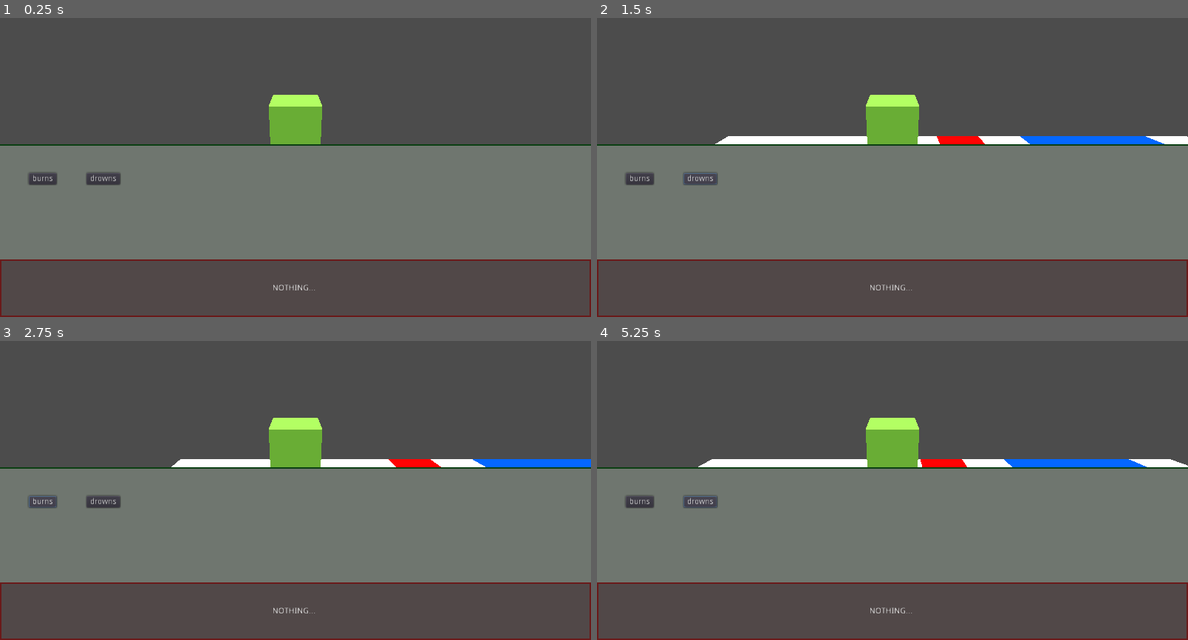
Above: before the commit, frames 1-4 (two rows, left to right).
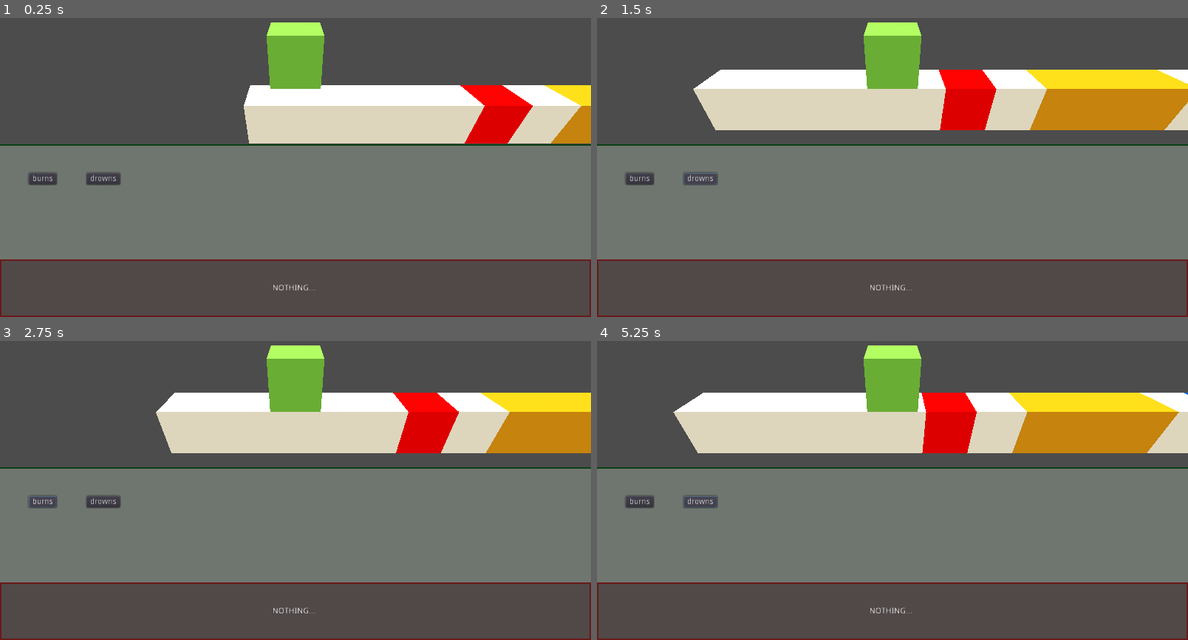
Above: after the commit, the same moments.

Repository: adngdb/ldjam45
Game: Godot game, scene res://Scenes/Main.tscn
The game is run twice, just before and just after one commit, with the same random seed, the same clock (stepped at 60 frames per second) and the same inputs.
Inputs:
- Up to frame 1 (0.25 s): no input
- Up to frame 2 (1.5 s): click "burns" at 0.5 s; click "drowns" at 1.25 s
- Up to frame 3 (2.75 s): click "burns" at 2 s
- Up to frame 4 (5.25 s): click "drowns" at 2.75 s; click "burns" at 3.5 s; click "drowns" at 4.25 s

The runs differ from the first frame. In frame 1, 13% of the frame differs, in the area x 41-100%, y 1-43%; in frame 2, 20%; in frame 3, 18%; in frame 4, 21%, in the area x 12-100%, y 1-43%.

Commit message:
Add Lava

Diff:
--- /dev/null
+++ b/Scenes/Lava.tscn
@@ -0,0 +1,35 @@
+[gd_scene load_steps=5 format=2]
+
+[ext_resource path="res://Scenes/Water.tscn" type="PackedScene" id=1]
+[ext_resource path="res://Scenes/Fire.tscn" type="PackedScene" id=2]
+
+[sub_resource type="SpatialMaterial" id=1]
+albedo_color = Color( 0.894118, 0.611765, 0.0705882, 1 )
+
+[sub_resource type="CubeMesh" id=2]
+material = SubResource( 1 )
+
+[node name="Lava" type="Spatial"]
+
+[node name="Water" parent="." instance=ExtResource( 1 )]
+editor/display_folded = true
+
+[node name="MeshInstance" parent="Water/Floor" index="0"]
+mesh = null
+
+[node name="Fire" parent="." instance=ExtResource( 2 )]
+editor/display_folded = true
+
+[node name="CollisionShape" parent="Fire/Floor" index="0"]
+disabled = true
+
+[node name="MeshInstance" parent="Fire/Floor" index="1"]
+mesh = null
+
+[node name="MeshInstance" type="MeshInstance" parent="."]
+mesh = SubResource( 2 )
+material/0 = null
+
+[editable path="Water"]
+
+[editable path="Fire"]
--- a/Scenes/Level00.tscn
+++ b/Scenes/Level00.tscn
@@ -1,7 +1,8 @@
-[gd_scene load_steps=5 format=2]
+[gd_scene load_steps=6 format=2]
 
 [ext_resource path="res://Scenes/Fire.tscn" type="PackedScene" id=1]
 [ext_resource path="res://Scenes/Water.tscn" type="PackedScene" id=2]
+[ext_resource path="res://Scenes/Lava.tscn" type="PackedScene" id=3]
 
 [sub_resource type="CubeMesh" id=1]
 
@@ -84,17 +85,17 @@
 shape = SubResource( 2 )
 
 [node name="Water" parent="." instance=ExtResource( 2 )]
-transform = Transform( 1, 0, 0, 0, 1, 0, 0, 0, 1, 16, 0, 0 )
+transform = Transform( 1, 0, 0, 0, 1, 0, 0, 0, 1, 24, 0, 0 )
 
 [node name="Water3" parent="." instance=ExtResource( 2 )]
-transform = Transform( 1, 0, 0, 0, 1, 0, 0, 0, 1, 18, 0, 0 )
+transform = Transform( 1, 0, 0, 0, 1, 0, 0, 0, 1, 26, 0, 0 )
 
 [node name="Water2" parent="." instance=ExtResource( 2 )]
-transform = Transform( 1, 0, 0, 0, 1, 0, 0, 0, 1, 14, 0, 0 )
+transform = Transform( 1, 0, 0, 0, 1, 0, 0, 0, 1, 22, 0, 0 )
 
 [node name="MeshInstance7" type="MeshInstance" parent="."]
 editor/display_folded = true
-transform = Transform( 1, 0, 0, 0, 1, 0, 0, 0, 1, 20, 0, 0 )
+transform = Transform( 1, 0, 0, 0, 1, 0, 0, 0, 1, 28, 0, 0 )
 mesh = SubResource( 1 )
 material/0 = null
 
@@ -103,3 +104,36 @@
 
 [node name="CollisionShape" type="CollisionShape" parent="MeshInstance7/StaticBody"]
 shape = SubResource( 2 )
+
+[node name="MeshInstance8" type="MeshInstance" parent="."]
+editor/display_folded = true
+transform = Transform( 1, 0, 0, 0, 1, 0, 0, 0, 1, 30, 0, 0 )
+mesh = SubResource( 1 )
+material/0 = null
+
+[node name="StaticBody" type="StaticBody" parent="MeshInstance8"]
+collision_layer = 4
+
+[node name="CollisionShape" type="CollisionShape" parent="MeshInstance8/StaticBody"]
+shape = SubResource( 2 )
+
+[node name="Lava" parent="." instance=ExtResource( 3 )]
+transform = Transform( 1, 0, 0, 0, 1, 0, 0, 0, 1, 14, 0, 0 )
+
+[node name="Lava2" parent="." instance=ExtResource( 3 )]
+transform = Transform( 1, 0, 0, 0, 1, 0, 0, 0, 1, 16, 0, 0 )
+
+[node name="Lava3" parent="." instance=ExtResource( 3 )]
+transform = Transform( 1, 0, 0, 0, 1, 0, 0, 0, 1, 18, 0, 0 )
+
+[node name="MeshInstance9" type="MeshInstance" parent="."]
+editor/display_folded = true
+transform = Transform( 1, 0, 0, 0, 1, 0, 0, 0, 1, 20, 0, 0 )
+mesh = SubResource( 1 )
+material/0 = null
+
+[node name="StaticBody" type="StaticBody" parent="MeshInstance9"]
+collision_layer = 4
+
+[node name="CollisionShape" type="CollisionShape" parent="MeshInstance9/StaticBody"]
+shape = SubResource( 2 )
--- a/Scenes/Main.tscn
+++ b/Scenes/Main.tscn
@@ -13,7 +13,7 @@
 transform = Transform( 1, 0, 0, 0, 1, 0, 0, 0, 1, 0, 3, 0 )
 
 [node name="Camera" type="Camera" parent="Player"]
-transform = Transform( 1, 0, 0, 0, 0.917082, 0.3987, 0, -0.3987, 0.917082, 0, 3.37084, 10 )
+transform = Transform( 1, 0, 0, 0, 0.782642, 0.622473, 0, -0.622473, 0.782642, 0, 3.37084, 10 )
 
 [node name="Level00" parent="." instance=ExtResource( 2 )]
 
